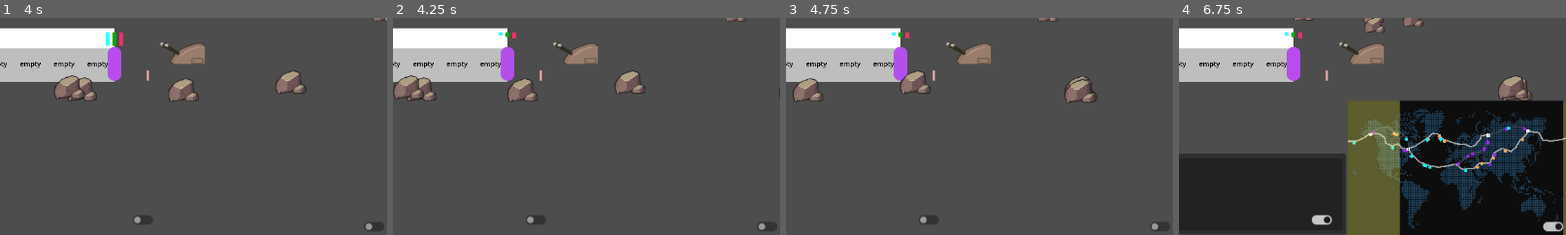
Above: before the commit, frames 1-4 (left to right).
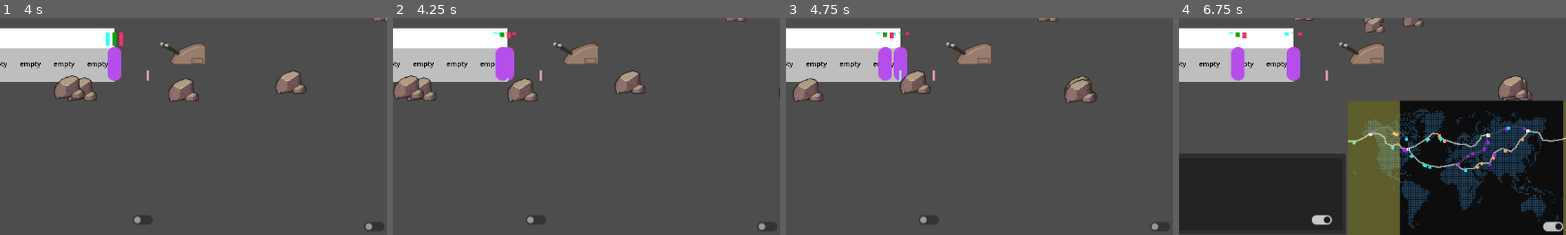
Above: after the commit, the same moments.

Repository: Sphinx111/ed_and_morgs_train_builder
Game: Godot game, scene res://Scenes/traincar.tscn
Two runs of this game, one before a commit and one after it. Both use one fixed random seed, a clock stepped at 60 frames per second and the inputs below.
Inputs (mouse positions are % of the whole screen's width and height, from its top left):
- Up to frame 1 (4 s): click (42, 11) at 0.52 s; type "12" at 0.6 s; click "Give Order" at 1.25 s; click "Pass++" at 2 s; click (98, 98) at 2.75 s; click (68, 97) at 3.5 s
- Up to frame 2 (4.25 s): no input
- Up to frame 3 (4.75 s): click "Give Order" at 4.25 s
- Up to frame 4 (6.75 s): click "Pass++" at 5 s; click (98, 98) at 5.75 s; click (68, 97) at 6.5 s
The pictures show only the part of the screen within x 50-100%, y 50-100%; the shares and areas given below are measured in that part.

Frame 1 is identical in both runs. In frame 2, 0.3% of the frame differs, in the area x 25-32%, y 6-30%; in frame 3, 0.7%, in the area x 23-32%, y 6-30%; in frame 4, 0.7%.

Commit message:
Separate UI for passenger Needs

Diff:
--- a/Globals.gd
+++ b/Globals.gd
@@ -35,7 +35,9 @@
 var need_growth_rates : Dictionary[String, float] = {
 	"thirst" : 0.01,
 	"hunger" : 0.005,
-	"rest"   : 0.005
+	"rest"   : 0.005,
+	"social" : 0.0,
+	"illness" : 0.0
 }
 # Commenting out code contributed by junior dev (Izzy)
 #,kml,,,,,,,,,,,,,,,,,,,,,,,,,,,,,,,,,,,,,,,,,,,,,,,,,,,,,,,,,,,,,,,,,,,,,,,,,,,,,,,,,,,,,,,,,,,,,,,,,,,,,,,,,,,,,,,,,,,,,,,,,,,,,,,,,,,,,,,,,,,,,,,,,,,,,,,,,,,,,,,,,,,,,,,,,,,,,,,,,,,,,,,,,,,,,,,,,,,,,
--- /dev/null
+++ b/Scenes/PassengerPanel.gd
@@ -0,0 +1,33 @@
+extends Panel
+
+class_name PassengerPanel
+
+var passenger : Passenger = null
+var nameLabel : Label = null
+var actionLabel : Label = null
+var thirstBar : ColorRect = null
+var hungerBar : ColorRect = null
+var socialBar : ColorRect = null
+var illnessBar : ColorRect = null
+var restBar : ColorRect = null
+
+var bar_width : float = 0.0
+
+func _ready() -> void:
+	passenger = get_parent()
+	nameLabel = get_node("NameLabel")
+	actionLabel = get_node("ActionLabel")
+	thirstBar = get_node("ThirstBar")
+	hungerBar = get_node("HungerBar")
+	socialBar = get_node("SocialBar")
+	illnessBar = get_node("IllnessBar")
+	restBar = get_node("RestBar")
+	bar_width = thirstBar.size.x
+
+func update_step() -> void:
+	thirstBar.size.x = passenger.needs["thirst"] * bar_width
+	hungerBar.size.x = passenger.needs["hunger"] * bar_width
+	socialBar.size.x = passenger.needs["social"] * bar_width
+	illnessBar.size.x = passenger.needs["illness"] * bar_width
+	restBar.size.x = passenger.needs["rest"] * bar_width
+	return
--- a/Scenes/module.tscn
+++ b/Scenes/module.tscn
@@ -9,6 +9,7 @@
 offset_top = 30.0
 offset_right = 50.0
 offset_bottom = 80.0
+mouse_filter = 1
 color = Color(0.733333, 1, 1, 1)
 
 [node name="Label" type="Label" parent="."]
--- a/Scenes/passenger.tscn
+++ b/Scenes/passenger.tscn
@@ -1,7 +1,10 @@
-[gd_scene load_steps=3 format=3 uid="uid://cw8ov34j2hlku"]
+[gd_scene load_steps=4 format=3 uid="uid://cw8ov34j2hlku"]
 
 [ext_resource type="Script" uid="uid://cjbbfq5yg0tt8" path="res://passenger.gd" id="1_lyrvh"]
 [ext_resource type="Texture2D" uid="uid://bji3n1mms68fq" path="res://images/capsule.png" id="2_uumvl"]
+
+[sub_resource type="CapsuleShape2D" id="CapsuleShape2D_lyrvh"]
+height = 50.0
 
 [node name="Passenger" type="Node2D"]
 script = ExtResource("1_lyrvh")
@@ -25,6 +28,7 @@
 offset_right = 3.0
 offset_bottom = -52.0
 color = Color(0.0576789, 0.637473, 1.92523e-07, 1)
+[node name="CollisionShape2D" type="CollisionShape2D" parent="Area2D"]
 
 [node name="DebugRest" type="ColorRect" parent="."]
 visible = false
@@ -33,3 +37,4 @@
 offset_right = 13.0
 offset_bottom = -52.0
 color = Color(0.916171, 0.2, 0.396461, 1)
+[connection signal="input_event" from="Area2D" to="." method="_on_area_2d_input_event"]
--- /dev/null
+++ b/Scenes/passenger_panel.tscn
@@ -0,0 +1,152 @@
+[gd_scene load_steps=2 format=3 uid="uid://b6pw7b7tp11ts"]
+
+[ext_resource type="Script" uid="uid://dyem3a2rqpwgy" path="res://Scenes/PassengerPanel.gd" id="1_il4ao"]
+
+[node name="PassengerPanel" type="Panel"]
+offset_left = 10.0
+offset_top = -137.0
+offset_right = 102.0
+offset_bottom = -49.0
+script = ExtResource("1_il4ao")
+
+[node name="NameLabel" type="Label" parent="."]
+layout_mode = 0
+offset_left = 3.0
+offset_top = 3.0
+offset_right = 89.0
+offset_bottom = 26.0
+scale = Vector2(0.4, 0.4)
+text = "Firstname Lastname"
+
+[node name="ActionLabel" type="Label" parent="."]
+layout_mode = 0
+offset_left = 3.0
+offset_top = 73.0
+offset_right = 162.0
+offset_bottom = 96.0
+scale = Vector2(0.4, 0.4)
+text = "Drinking in Bar 1"
+
+[node name="ThirstBar2" type="ColorRect" parent="."]
+layout_mode = 0
+offset_left = 27.0
+offset_top = 16.0
+offset_right = 83.0
+offset_bottom = 24.0
+color = Color(0.381703, 0.381703, 0.381703, 1)
+
+[node name="ThirstBar" type="ColorRect" parent="."]
+layout_mode = 0
+offset_left = 27.0
+offset_top = 16.0
+offset_right = 83.0
+offset_bottom = 24.0
+color = Color(0, 0.694118, 0.705882, 1)
+
+[node name="ThirstLabel" type="Label" parent="."]
+layout_mode = 0
+offset_left = 5.0
+offset_top = 16.0
+offset_right = 37.0
+offset_bottom = 39.0
+scale = Vector2(0.4, 0.4)
+text = "T"
+
+[node name="HungerBar2" type="ColorRect" parent="."]
+layout_mode = 0
+offset_left = 27.0
+offset_top = 27.0
+offset_right = 83.0
+offset_bottom = 35.0
+color = Color(0.380392, 0.380392, 0.380392, 1)
+
+[node name="HungerBar" type="ColorRect" parent="."]
+layout_mode = 0
+offset_left = 27.0
+offset_top = 27.0
+offset_right = 83.0
+offset_bottom = 35.0
+color = Color(0.203922, 0.603922, 0.0666667, 1)
+
+[node name="HungerLabel" type="Label" parent="."]
+layout_mode = 0
+offset_left = 5.0
+offset_top = 27.0
+offset_right = 37.0
+offset_bottom = 50.0
+scale = Vector2(0.4, 0.4)
+text = "H"
+
+[node name="SocialBar2" type="ColorRect" parent="."]
+layout_mode = 0
+offset_left = 27.0
+offset_top = 38.0
+offset_right = 83.0
+offset_bottom = 46.0
+color = Color(0.380392, 0.380392, 0.380392, 1)
+
+[node name="SocialBar" type="ColorRect" parent="."]
+layout_mode = 0
+offset_left = 27.0
+offset_top = 38.0
+offset_right = 83.0
+offset_bottom = 46.0
+color = Color(1, 0.212985, 0.366243, 1)
+
+[node name="SocialLabel" type="Label" parent="."]
+layout_mode = 0
+offset_left = 5.0
+offset_top = 38.0
+offset_right = 37.0
+offset_bottom = 61.0
+scale = Vector2(0.4, 0.4)
+text = "S"
+
+[node name="IllnessBar2" type="ColorRect" parent="."]
+layout_mode = 0
+offset_left = 27.0
+offset_top = 49.0
+offset_right = 83.0
+offset_bottom = 57.0
+color = Color(0.380392, 0.380392, 0.380392, 1)
+
+[node name="IllnessBar" type="ColorRect" parent="."]
+layout_mode = 0
+offset_left = 27.0
+offset_top = 49.0
+offset_right = 83.0
+offset_bottom = 57.0
+
+[node name="IllnessLabel" type="Label" parent="."]
+layout_mode = 0
+offset_left = 5.0
+offset_top = 49.0
+offset_right = 37.0
+offset_bottom = 72.0
+scale = Vector2(0.4, 0.4)
+text = "I"
+
+[node name="RestBar2" type="ColorRect" parent="."]
+layout_mode = 0
+offset_left = 27.0
+offset_top = 60.0
+offset_right = 83.0
+offset_bottom = 68.0
+color = Color(0.380392, 0.380392, 0.380392, 1)
+
+[node name="RestBar" type="ColorRect" parent="."]
+layout_mode = 0
+offset_left = 27.0
+offset_top = 60.0
+offset_right = 83.0
+offset_bottom = 68.0
+color = Color(0.670251, 0.241597, 0.664486, 1)
+
+[node name="RestLabel" type="Label" parent="."]
+layout_mode = 0
+offset_left = 5.0
+offset_top = 60.0
+offset_right = 37.0
+offset_bottom = 83.0
+scale = Vector2(0.4, 0.4)
+text = "R"
--- a/Scenes/traincar_base.tscn
+++ b/Scenes/traincar_base.tscn
@@ -8,3 +8,4 @@
 [node name="Outline" type="ColorRect" parent="."]
 offset_right = 200.0
 offset_bottom = 80.0
+mouse_filter = 1
--- a/passenger.gd
+++ b/passenger.gd
@@ -25,16 +25,23 @@
 	"food1" : 0
 }
 
+var displayNeeds : bool = false
+var displayNeedsScene : PackedScene = preload("res://Scenes/passenger_panel.tscn")
+var passengerPanel : PassengerPanel = null
 var targetNeed = ""
 var needs = {
 	"thirst" : 0.0,
 	"hunger" : 0.65,
-	"rest" : 0.0
+	"rest" : 0.0,
+	"illness" : 0.0,
+	"social" : 0.0
 }
 const maxNeeds = {
 	"thirst" : 1.0,
 	"hunger" : 1.0,
-	"rest" : 2.0
+	"rest" : 2.0,
+	"illness" : 1.0,
+	"social" : 1.0
 }
 
 var targetWork : String = ""
@@ -154,6 +161,9 @@
 	check_for_work()
 	if Globals.passenger_debug == true:
 		update_needs_debug()
+	pick_direction()
+	if passengerPanel != null:
+		passengerPanel.update_step()
 
 func wants_need(type : String) -> float:
 	if needs.has(type):
@@ -250,3 +260,17 @@
 	var prefix = ("%s %s: " % [firstname, lastname])
 	text = prefix + text
 	Globals.activeUI.add_thought(text)
+
+func show_passenger_panel():
+	displayNeeds = !displayNeeds
+	if displayNeeds:
+		passengerPanel = displayNeedsScene.instantiate()
+		add_child(passengerPanel)
+		passengerPanel.update_step()
+	else:
+		passengerPanel.queue_free()
+		passengerPanel = null
+
+func _on_area_2d_input_event(viewport: Node, event: InputEvent, shape_idx: int) -> void:
+	if event is InputEventMouseButton and event.is_action_pressed("left_click"):
+		show_passenger_panel()
Not shown, added: Scenes/PassengerPanel.gd.uid
